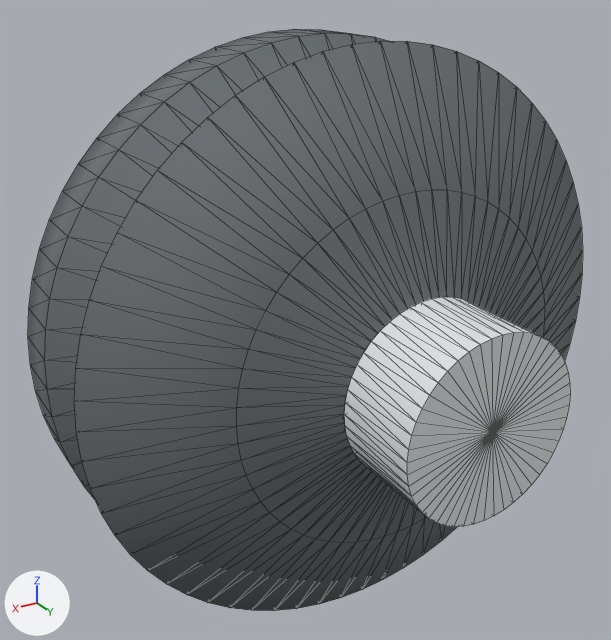
The OBJ model piab-picobot/meshes/cup_a.obj as it was, and as the next commit left it.
Before and after are seen from a camera (50 mm lens) standing at (0.0302, 0.0299, 0.0245) and looking at (0.0036, -0.0144, 0.0024). Every picture has the same lights, and +X, +Y and +Z are marked at lower left. The picture after the commit comes second. Mesh edges are drawn as thin lines. Where no turn or scale is listed for an object, it has been applied to the vertices.

Before the edit, the objects in view are built like this:
```python
me_bellows_cup_40 = bpy.data.meshes.new('bellows_cup_40')
me_bellows_cup_40.from_pydata(...)  # 455 vertices, 768 faces; spans x -0.02..0.02, y -0.022..-0.006, z -0.02..0.02
me_bellows_cup_40.materials.append(mat_elastomer)  # grey #696e72
me_fitting = bpy.data.meshes.new('fitting')
me_fitting.from_pydata(...)  # 100 vertices, 192 faces; spans x -0.006..0.006, y -0.006..0.0, z -0.006..0.006
me_fitting.materials.append(mat_anodized_aluminium)  # white #e0e4e7
ob_bellows_cup_40 = bpy.data.objects.new('bellows_cup_40', me_bellows_cup_40)
ob_bellows_cup_40.location = (0.0, 0.0, 0.0)
ob_fitting = bpy.data.objects.new('fitting', me_fitting)
ob_fitting.location = (0.0, 0.0, 0.0)
```
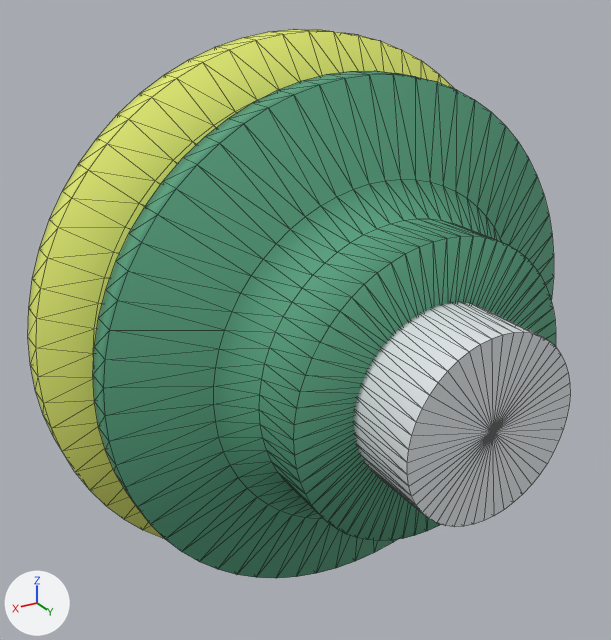
Boxes [x1, y1, x2, y2] around the edits, measured in the pictures (611 x 640 px):
'bellows_cup_40', deleted
    before: [28, 29, 583, 611]
'cup_upper_bellows', added (green)
    after: [93, 71, 556, 578]
'cup_compliant_yellow_lip', added (yellow)
    after: [28, 29, 453, 539]

Diff of the bpy script that builds the scene:
```diff
--- a/piab-picobot/meshes/cup_a.obj.py
+++ b/piab-picobot/meshes/cup_a.obj.py
@@ mat_picobot_cup_green @@
+mat_picobot_cup_green = principled_material('picobot_cup_green')
+mat_picobot_cup_green.base_color = (0.0941, 0.361, 0.212)  # green #56a27f
+mat_picobot_cup_green.roughness = 0.8
@@ mat_picobot_cup_yellow @@
+mat_picobot_cup_yellow = principled_material('picobot_cup_yellow')
+mat_picobot_cup_yellow.base_color = (0.773, 0.851, 0.165)  # yellow #e4ee71
+mat_picobot_cup_yellow.roughness = 0.8
@@ me_cup_upper_bellows @@
+me_cup_upper_bellows.from_pydata(...)  # 845 vertices, 1664 faces; spans x -0.018..0.018, y -0.017..-0.005, z -0.018..0.018
+me_cup_upper_bellows.materials.append(mat_picobot_cup_green)  # green #56a27f
@@ me_cup_compliant_yellow_lip @@
+me_cup_compliant_yellow_lip.from_pydata(...)  # 520 vertices, 1024 faces; spans x -0.02..0.02, y -0.022..-0.016, z -0.02..0.02
+me_cup_compliant_yellow_lip.materials.append(mat_picobot_cup_yellow)  # yellow #e4ee71
@@ ob_bellows_cup_40 @@
-ob_bellows_cup_40 = bpy.data.objects.new('bellows_cup_40', me_bellows_cup_40)
-ob_bellows_cup_40.location = (0.0, 0.0, 0.0)
@@ ob_cup_upper_bellows @@
+ob_cup_upper_bellows = bpy.data.objects.new('cup_upper_bellows', me_cup_upper_bellows)
+ob_cup_upper_bellows.location = (0.0, 0.0, 0.0)
@@ ob_cup_compliant_yellow_lip @@
+ob_cup_compliant_yellow_lip = bpy.data.objects.new('cup_compliant_yellow_lip', me_cup_compliant_yellow_lip)
+ob_cup_compliant_yellow_lip.location = (0.0, 0.0, 0.0)
```
